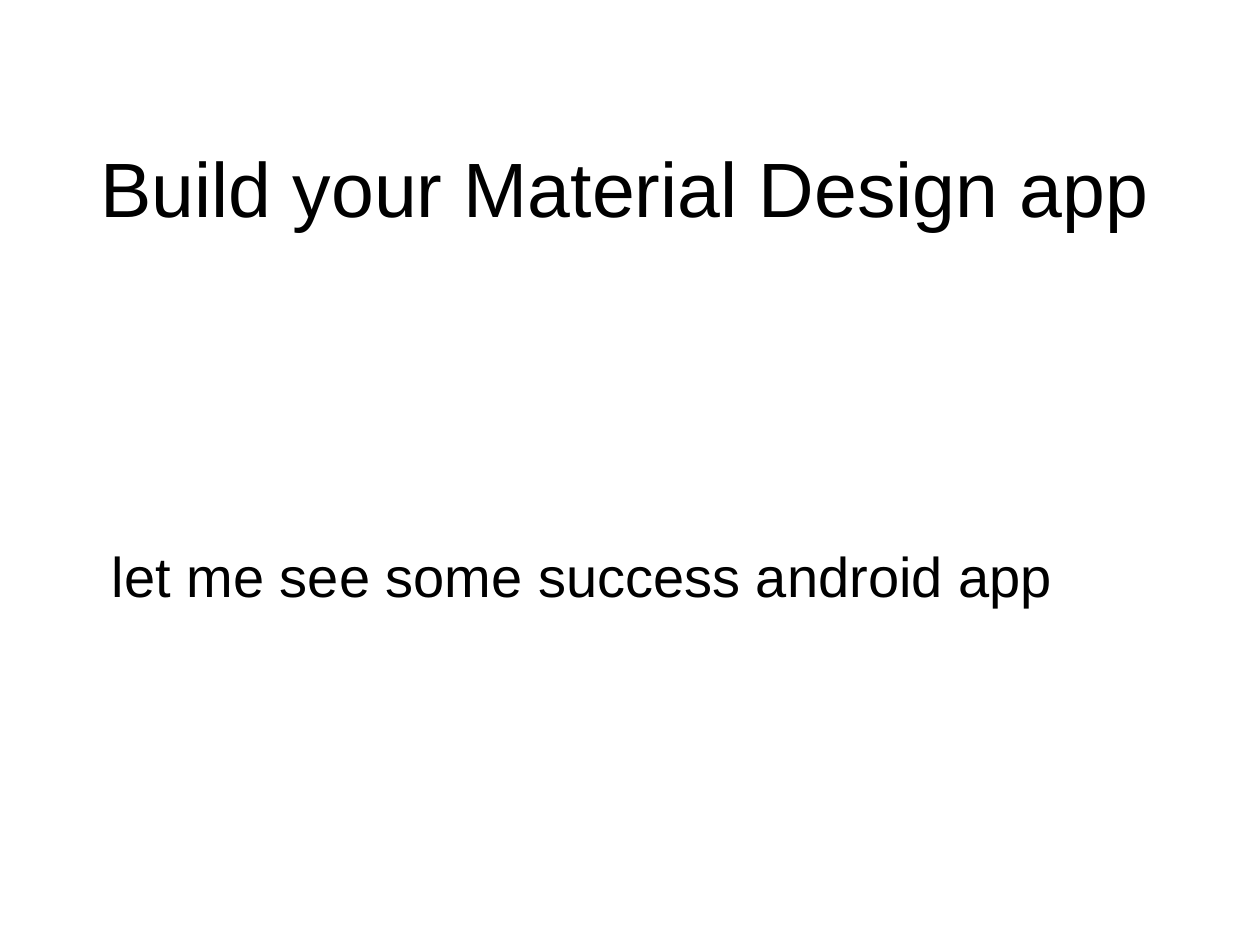
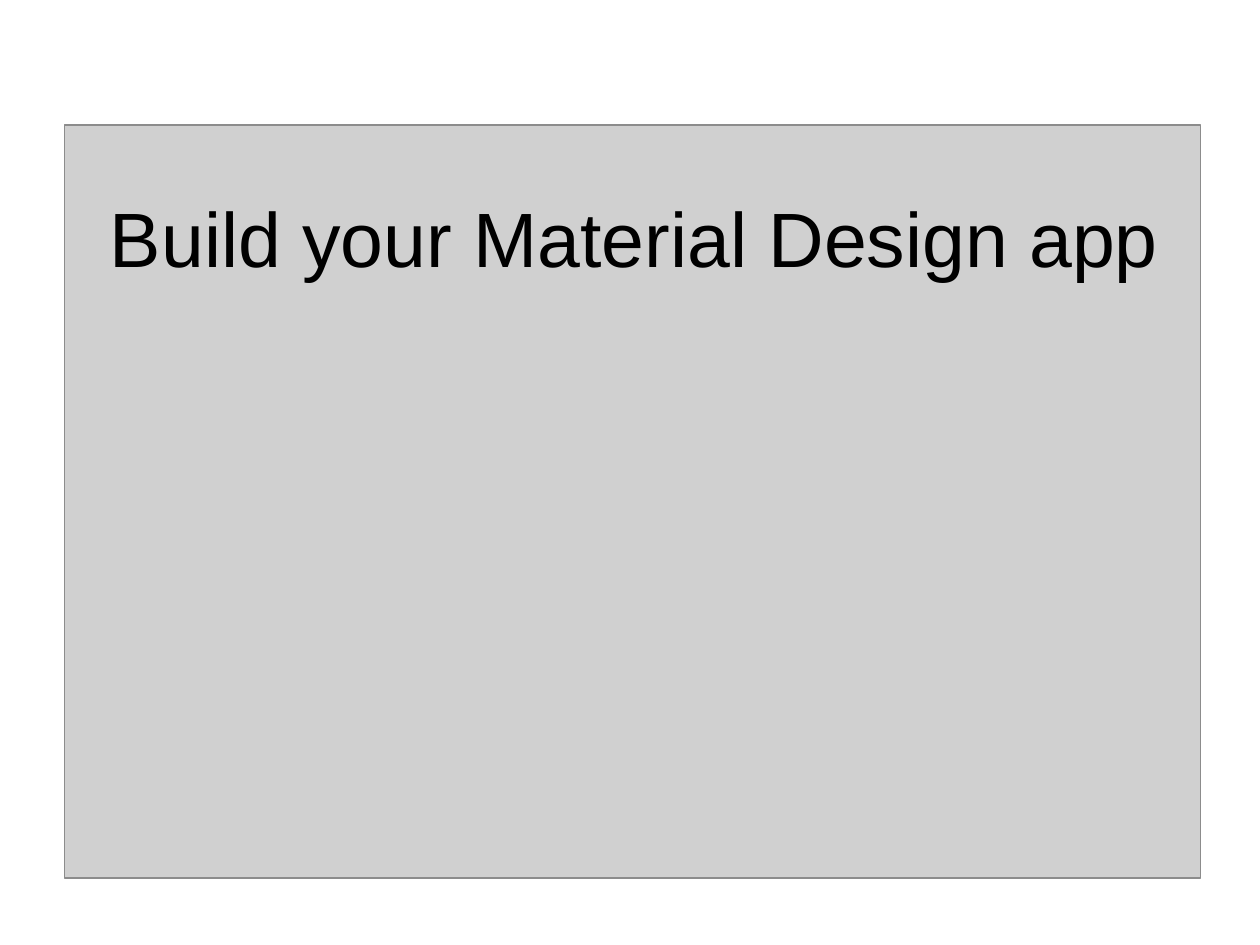
Before and after one commit to AlminChou/MaterialDemo, a slide deck: slide 1 of Material design.ppt. Drawn at 1260x945 pixels with LibreOffice and Linux fonts; fonts in the diff are those of the drawing; grey boxes stand for pictures. Boxes give left, top, right and bottom in pixels: in the first picture for what was removed or moved away, otherwise in the second. Text is boxed around its words. In the diff, an @@ line names an element or a change of style, - is before the commit and + after.

```diff
--- a/Material design.ppt
+++ b/Material design.ppt
@@ picture added at <box>64,125,1201,878</box> @@
@@ title "Build your Material Design app": place and size @@
-title "Build your Material Design app" at <box>100,161,1148,232</box>
+title "Build your Material Design app" at <box>110,211,1157,282</box>
@@ subtitle removed at <box>112,556,1051,608</box> @@
-let me see some success android app
```
Also in this commit, not shown: 2 other slides changed, 20 slides added, 2 slides removed, 17 other files.
